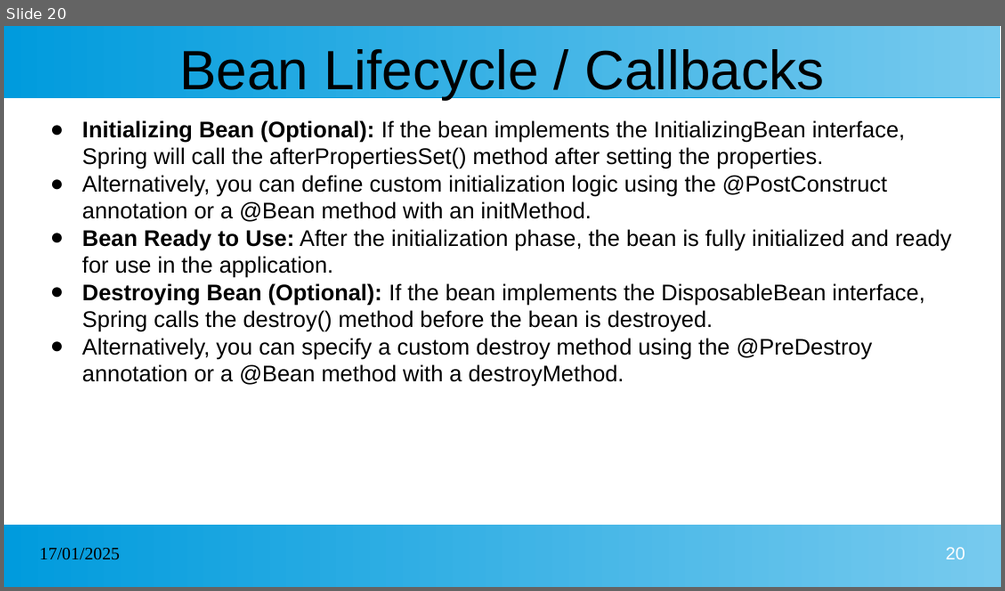
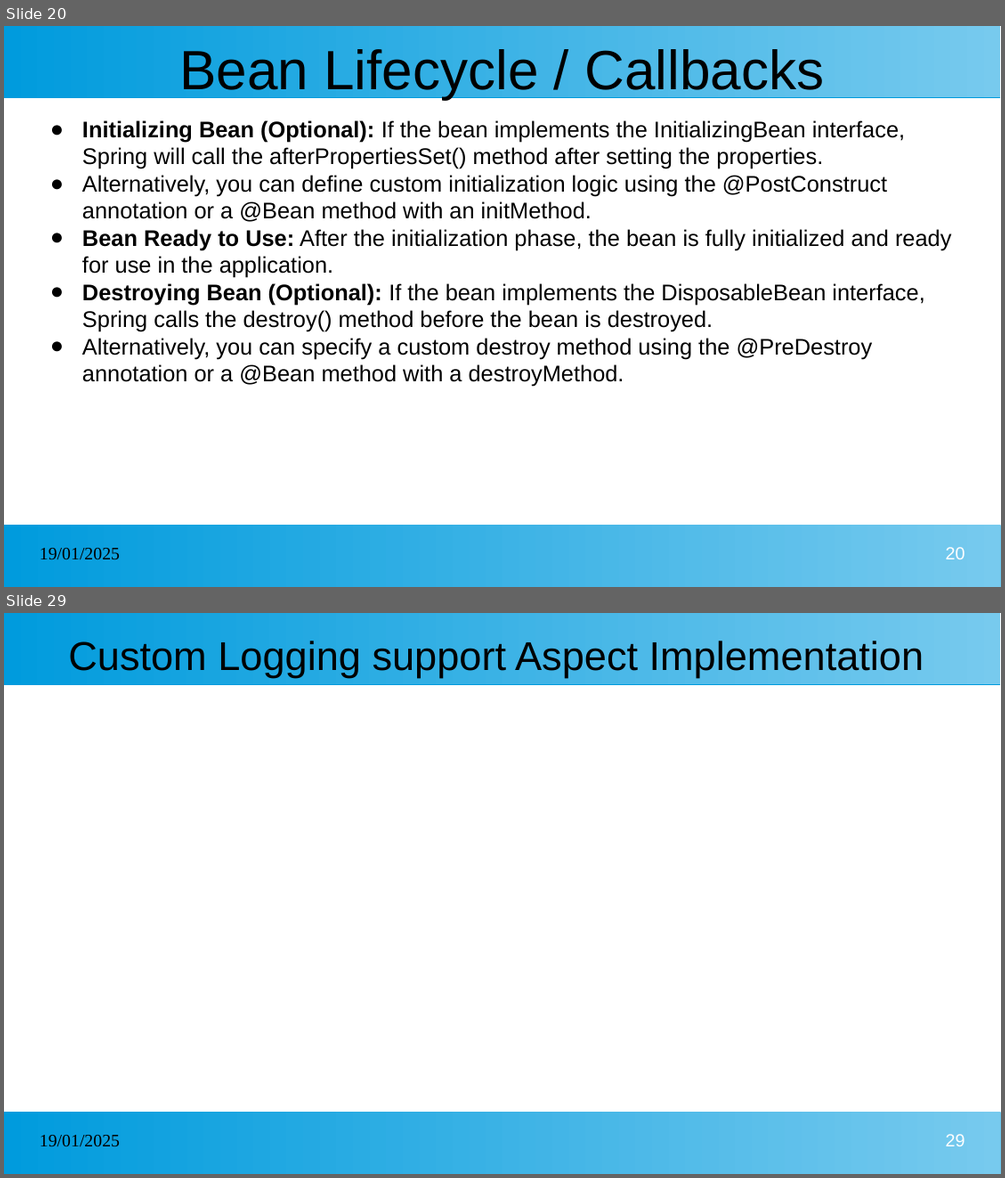
Before and after one commit to kcharankumar/MLA_Java_Arya, a slide deck: Spring.pptx. Shown one above the other, each under a label of ours: slide 20 before the commit, slides 20 and 29 after it; the slides between them are not shown. The pictures are 1005x591 and 1005x1178 pixels, drawn with LibreOffice and Linux fonts; fonts in the diff are those of the drawing. Boxes give left, top, right and bottom in pixels: in the first picture for what was removed or moved away, otherwise in the second. Text is boxed around its words. In the diff, an @@ line names an element or a change of style, - is before the commit and + after.

```diff
--- a/Spring.pptx
+++ b/Spring.pptx
@@ slide 29 added at bbox=[4, 613, 1001, 1174], background #FFFFFF; not listed: 2 template elements that a slide beside it also shows @@
@@ title added at bbox=[68, 641, 924, 678], 32 pt, text #000000 @@
+Custom Logging support Aspect Implementation
@@ text added at bbox=[40, 1135, 120, 1147], 14 pt, text #000000 @@
+19/01/2025
@@ page number added at bbox=[946, 1134, 965, 1146], 14 pt, text #FFFFFF @@
+29
@@ slide 20 changed as well @@
@@ text at bbox=[40, 548, 120, 560]: text changed @@
-17/01/2025
+19/01/2025
```
Also in this commit, not shown: 19 other slides changed, 44 other slides added.
